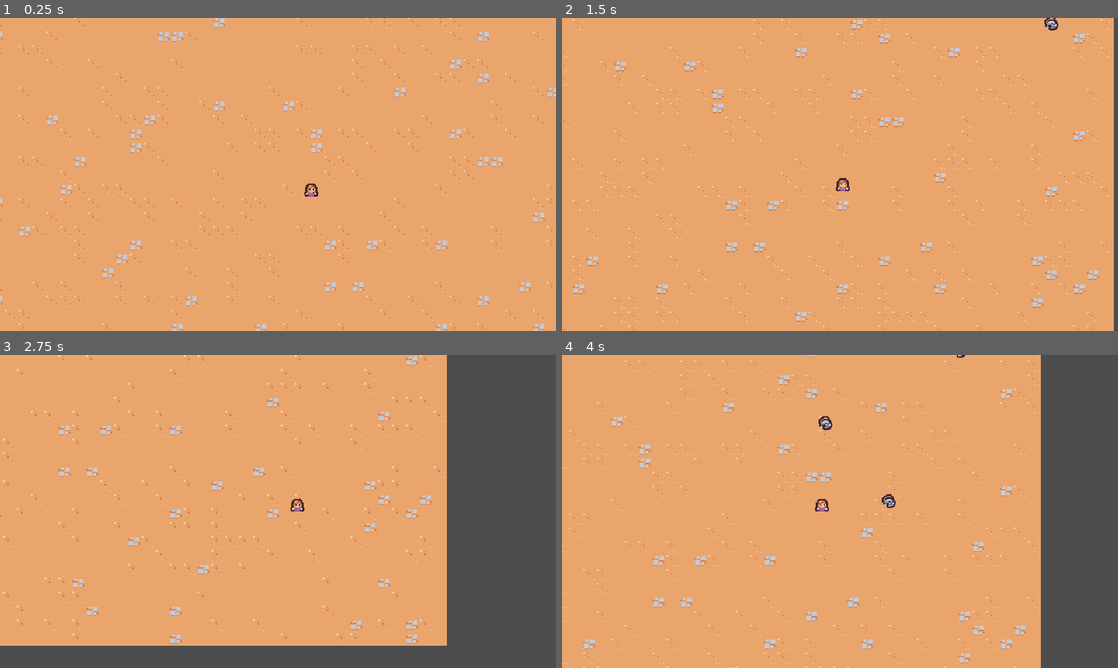
Above: before the commit, frames 1-4 (two rows, left to right).
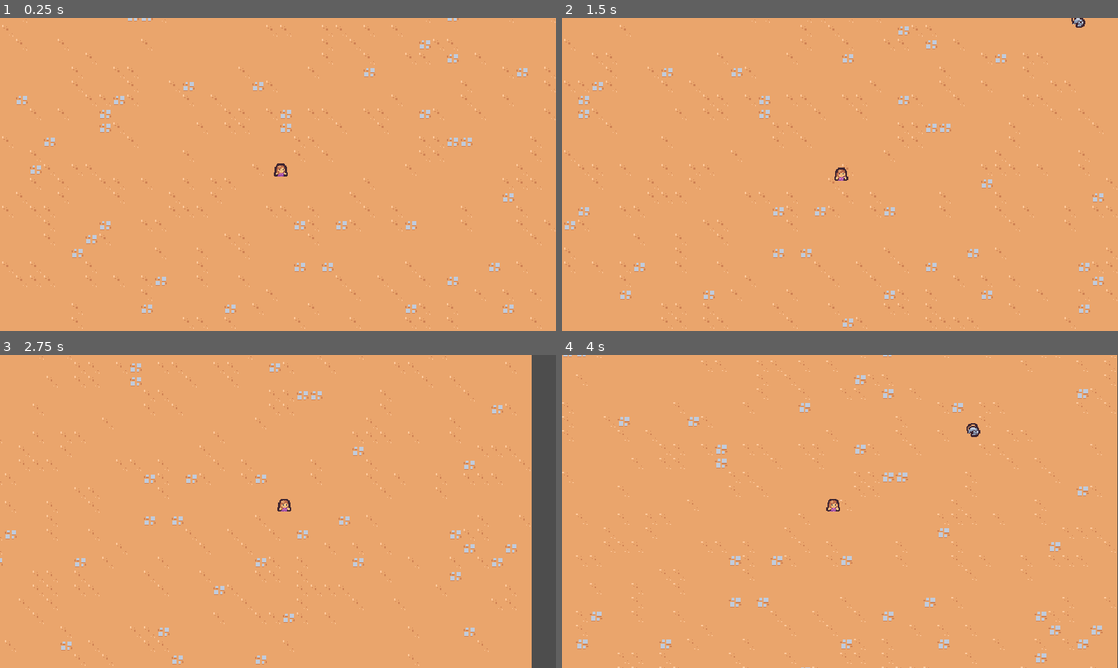
Above: after the commit, the same moments.

Repository: lilyplum/godot-tutorial
Game: Godot game, scene res://scenes/main/main.tscn
Two runs of this game, one before a commit and one after it. Both use one fixed random seed, a clock stepped at 60 frames per second and the inputs below.
Inputs:
- Up to frame 1 (0.25 s): no input
- Up to frame 2 (1.5 s): hold D (move_right) 0.53-1.28 s; hold S (move_down) from 1.28 s (still down)
- Up to frame 3 (2.75 s): release S (move_down) at 2.03 s; hold D (move_right) from 2.03 s (still down)
- Up to frame 4 (4 s): release D (move_right) at 2.78 s; hold W (move_up) 2.78-3.53 s; hold A (move_left) from 3.53 s (still down)

The runs differ from the first frame. In frame 1, 4.7% of the frame differs, in the area x 0-100%, y 0-100%; in frame 2, 5.6%; in frame 3, 24%, in the area x 0-96%, y 0-100%; in frame 4, 18%.

Commit message:
add player acceleration

Diff:
--- a/2DSurvivor/project.godot
+++ b/2DSurvivor/project.godot
@@ -59,6 +59,7 @@
 2d_physics/layer_1="Terrain"
 2d_physics/layer_2="Player"
 2d_physics/layer_3="Enemy"
+2d_physics/layer_4="EnemyCollision"
 
 [rendering]
 
--- a/2DSurvivor/scenes/basic_enemy/basic_enemy.gd
+++ b/2DSurvivor/scenes/basic_enemy/basic_enemy.gd
@@ -1,6 +1,6 @@
 extends CharacterBody2D
 
-const MAX_SPEED = 75
+const MAX_SPEED = 40
 
 # Called when the node enters the scene tree for the first time.
 func _ready():
--- a/2DSurvivor/scenes/basic_enemy/basic_enemy.tscn
+++ b/2DSurvivor/scenes/basic_enemy/basic_enemy.tscn
@@ -10,7 +10,9 @@
 radius = 5.0
 
 [node name="BasicEnemy" type="CharacterBody2D" groups=["enemy"]]
-collision_layer = 0
+collision_layer = 8
+collision_mask = 9
+motion_mode = 1
 script = ExtResource("1_6bcuq")
 
 [node name="Area2D" type="Area2D" parent="."]
--- a/2DSurvivor/scenes/game_camera/game_camera.gd
+++ b/2DSurvivor/scenes/game_camera/game_camera.gd
@@ -10,7 +10,7 @@
 # Called every frame. 'delta' is the elapsed time since the previous frame.
 func _process(delta):
 	acquire_target()
-	global_position = global_position.lerp(target_position, 1.0 - exp(-delta * 10))
+	global_position = global_position.lerp(target_position, 1.0 - exp(-delta * 20))
 
 func acquire_target():
 	var player_nodes = get_tree().get_nodes_in_group("player")
--- a/2DSurvivor/scenes/player/player.gd
+++ b/2DSurvivor/scenes/player/player.gd
@@ -1,6 +1,7 @@
 extends CharacterBody2D
 
-const MAX_SPEED = 200
+const MAX_SPEED = 125
+const ACCELARATION_SMOOTHING = 25
 
 # Called when the node enters the scene tree for the first time.
 func _ready():
@@ -11,7 +12,9 @@
 func _process(delta):
 	var movement_vector = get_movement_vector()
 	var direction = movement_vector.normalized()
-	velocity = direction * MAX_SPEED
+	var target_velocity = direction * MAX_SPEED
+
+	velocity = velocity.lerp(target_velocity, 1 -exp(-delta * ACCELARATION_SMOOTHING))
 	move_and_slide()
 
 func get_movement_vector():
--- a/2DSurvivor/scenes/player/player.tscn
+++ b/2DSurvivor/scenes/player/player.tscn
@@ -9,6 +9,7 @@
 
 [node name="Player" type="CharacterBody2D" groups=["player"]]
 collision_layer = 0
+motion_mode = 1
 script = ExtResource("1_5lcoy")
 
 [node name="AbilityManager" type="Node" parent="."]
